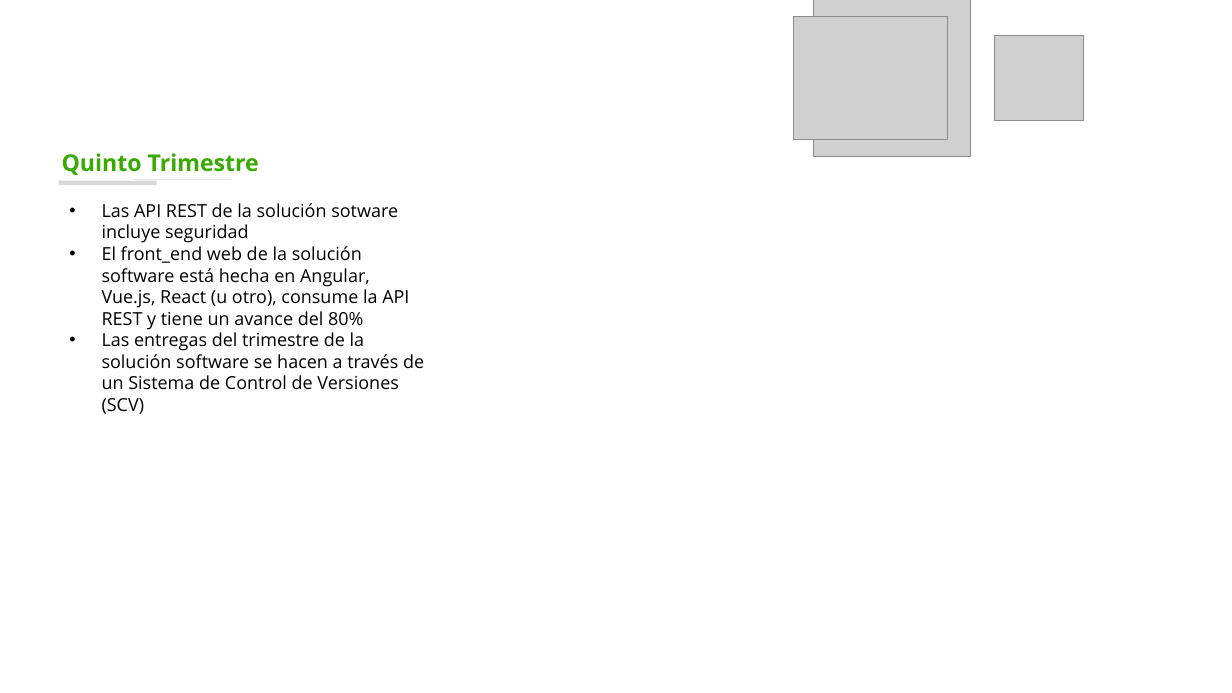
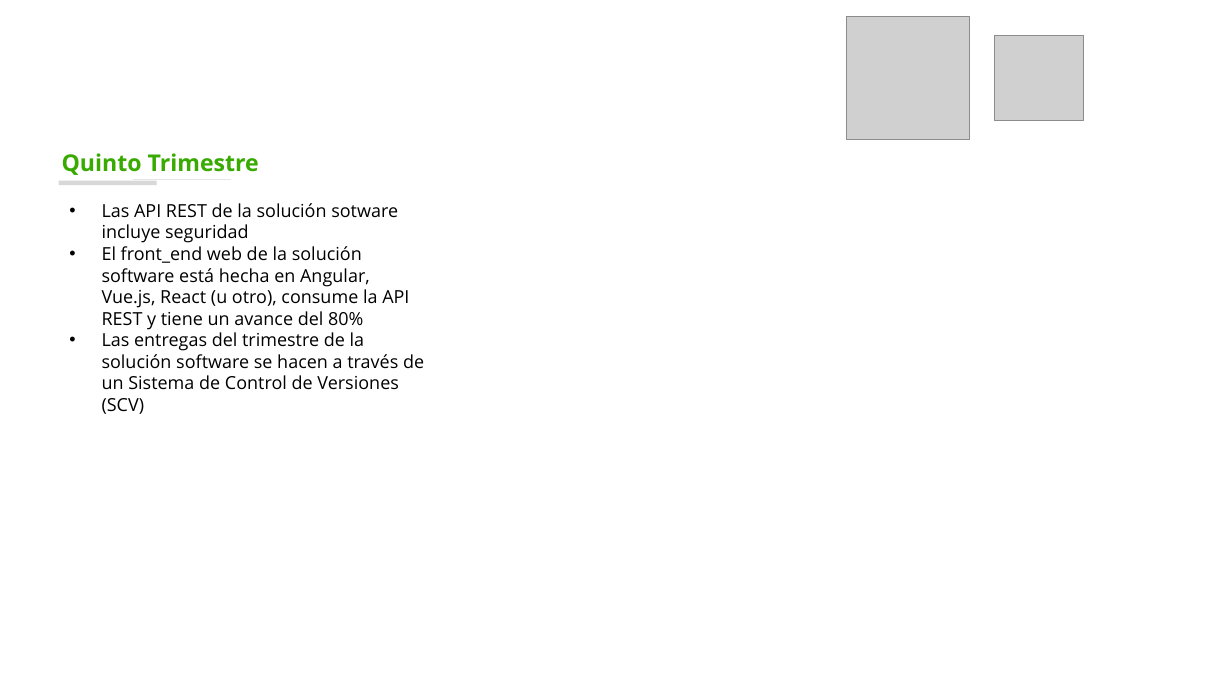
Before and after one commit to Katherin-22/Innovation_Fusion, a slide deck: slide 15 of 01_proyecto/trim1/01_contextualizacion_proyecto/Presentación del Proyecto.pptx (slide 14 before the commit). Drawn at 1232x693 pixels with LibreOffice and Linux fonts; fonts in the diff are those of the drawing; grey boxes stand for pictures; background and template pictures are left out. Boxes give left, top, right and bottom in pixels: in the first picture for what was removed or moved away, otherwise in the second. Text is boxed around its words. In the diff, an @@ line names an element or a change of style, - is before the commit and + after.

```diff
--- a/01_proyecto/trim1/01_contextualizacion_proyecto/Presentación del Proyecto.pptx
+++ b/01_proyecto/trim1/01_contextualizacion_proyecto/Presentación del Proyecto.pptx
@@ table removed at (16,16,1232,319), 1 rows, 5 columns @@
- |  |  |  | 
@@ picture removed at (794,17,947,140) @@
@@ picture: place and size @@
-picture at (813,0,970,156)
+picture at (847,17,970,140)
```
Also in this commit, not shown: 9 other slides changed, 1 slide added.
